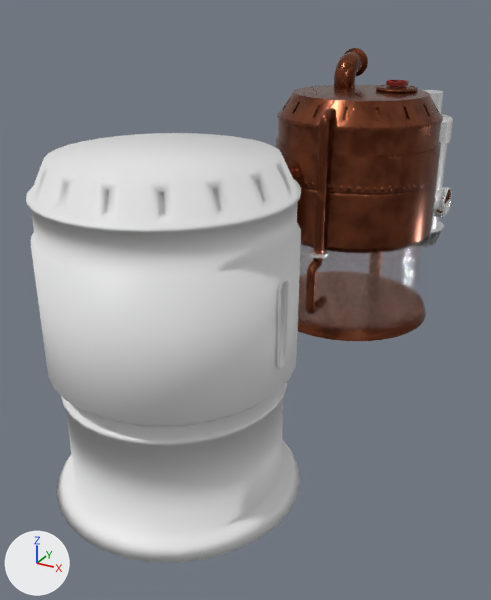
An edit to the glTF model Systems Offline/systems-offline/src/3d/Assets/Engine room/Final_Fuel tank 1.glb, drawn before and after from the same camera.
One viewpoint serves both versions: a 50 mm camera at (6.01, -16.85, 5.02) aimed at (-1.42, -3.34, -1.73). Every picture has the same lights, and +X, +Y and +Z are marked at lower left. The older version comes first. Where no turn or scale is listed for an object, it has been applied to the vertices.

Before the edit, the objects in view are built like this:
```python
ob_cylinder = bpy.data.objects.new('Cylinder', me_cylinder_001)
ob_cylinder.location = (0.02, 6.74, -0.56)
ob_cylinder_004 = bpy.data.objects.new('Cylinder.004', me_cylinder_006)
ob_cylinder_004.location = (-0.02, -1.76, -1.31)
ob_cylinder_012 = bpy.data.objects.new('Cylinder.012', me_cylinder_017)
ob_cylinder_012.location = (0.01, 6.73, -2.34)
ob_cylinder_013 = bpy.data.objects.new('Cylinder.013', me_cylinder_018)
ob_cylinder_013.location = (0.93, 6.73, -1.17)
ob_cylinder_016 = bpy.data.objects.new('Cylinder.016', me_cylinder_002)
ob_cylinder_016.location = (0.0, -8.45, -2.07)
ob_cylinder_017 = bpy.data.objects.new('Cylinder.017', me_cylinder_031)
ob_cylinder_017.location = (0.0, -8.45, 1.13)
ob_fuel_tank_cap = bpy.data.objects.new('Fuel tank cap', me_cylinder_009)
ob_fuel_tank_cap.location = (0.69, 0.79, 2.85)
ob_glass_window_001 = bpy.data.objects.new('glass window.001', me_circle_002)
ob_glass_window_001.location = (2.08, -8.6, 1.01)
ob_valve_001 = bpy.data.objects.new('Valve.001', me_cylinder_014)
ob_valve_001.location = (0.69, 0.79, 2.84)
# also in view: 'Base' at (-0.02, 0.07, -0.05); 'Cylinder.008' at (-0.02, 0.07, -2.81); 'Cylinder.009' at (-0.8, 1.18, 3.2); 'tank body' at (-0.02, 0.07, 1.14)
```
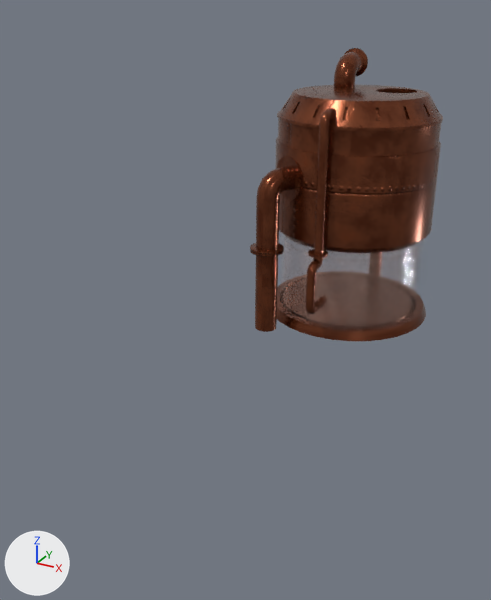
What differs and where, as boxes [x1, y1, x2, y2] in the pictures (491 x 600 px):
'Cylinder.017', deleted
    before: [26, 133, 301, 427]
'Cylinder.016', deleted
    before: [56, 382, 300, 563]
'glass window.001', deleted
    before: [277, 279, 289, 369]
'Cylinder', deleted
    before: [423, 90, 453, 229]
'Cylinder.013', deleted
    before: [433, 187, 452, 218]
'Fuel tank cap', deleted
    before: [376, 85, 418, 93]
'Cylinder.012', deleted (mostly hidden)
    before: [424, 221, 444, 247]
'Valve.001', deleted
    before: [386, 80, 409, 86]
'Cylinder.003', unchanged, uncovered by the edit
    before: [283, 156, 303, 191]
    after: [255, 156, 303, 332]

Patch to the scene script:
```diff
--- a/Systems Offline/systems-offline/src/3d/Assets/Engine room/Final_Fuel tank 1.glb.py
+++ b/Systems Offline/systems-offline/src/3d/Assets/Engine room/Final_Fuel tank 1.glb.py
@@ ob_cylinder @@
-ob_cylinder = bpy.data.objects.new('Cylinder', me_cylinder_001)
-ob_cylinder.location = (0.02, 6.74, -0.56)
@@ ob_cylinder_012 @@
-ob_cylinder_012 = bpy.data.objects.new('Cylinder.012', me_cylinder_017)
-ob_cylinder_012.location = (0.01, 6.73, -2.34)
@@ ob_cylinder_013 @@
-ob_cylinder_013 = bpy.data.objects.new('Cylinder.013', me_cylinder_018)
-ob_cylinder_013.location = (0.93, 6.73, -1.17)
@@ ob_cylinder_016 @@
-ob_cylinder_016 = bpy.data.objects.new('Cylinder.016', me_cylinder_002)
-ob_cylinder_016.location = (0.0, -8.45, -2.07)
@@ ob_cylinder_017 @@
-ob_cylinder_017 = bpy.data.objects.new('Cylinder.017', me_cylinder_031)
-ob_cylinder_017.location = (0.0, -8.45, 1.13)
@@ ob_fuel_tank_cap @@
-ob_fuel_tank_cap = bpy.data.objects.new('Fuel tank cap', me_cylinder_009)
-ob_fuel_tank_cap.location = (0.69, 0.79, 2.85)
@@ ob_glass_window_001 @@
-ob_glass_window_001 = bpy.data.objects.new('glass window.001', me_circle_002)
-ob_glass_window_001.location = (2.08, -8.6, 1.01)
@@ ob_valve_001 @@
-ob_valve_001 = bpy.data.objects.new('Valve.001', me_cylinder_014)
-ob_valve_001.location = (0.69, 0.79, 2.84)
```
